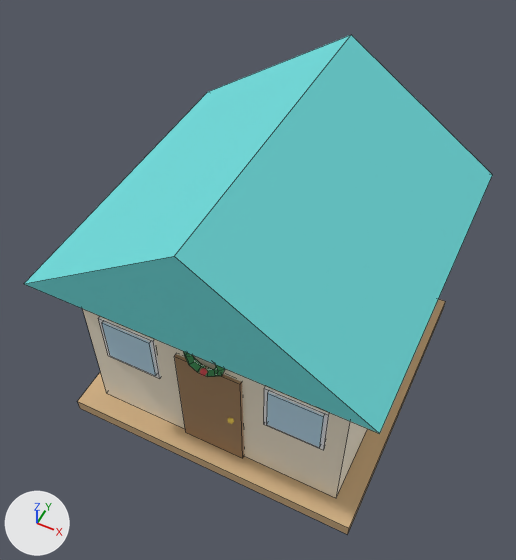
An edit to the FBX model Assets/Models/Casa.fbx, drawn before and after from the same camera.
One viewpoint serves both versions: a 50 mm camera at (2.73, -5.93, 9.07) aimed at (-0.1, -0.28, 2.0). The lights are fixed; the arrows at lower left show +X, +Y and +Z. The older version comes first. Mesh edges are drawn as thin lines on the coarser meshes. Where no turn or scale is listed for an object, it has been applied to the vertices.

Objects in the first picture: 'Base', 'Paredes', 'Puerta', 'Techo', 'VentanaD', 'VentanaI' and 4 more.
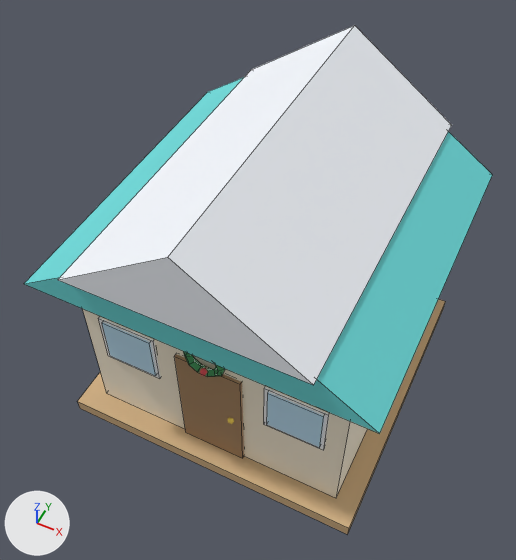
Edits to the bpy script that builds the scene:
```text
Add mat_m_nieve:
    mat_m_nieve = principled_material('M_Nieve')
    mat_m_nieve.base_color = (0.92, 0.95, 1.0)  # white #f6f9ff
    mat_m_nieve.roughness = 0.8
Add me_nievetecho:
    me_nievetecho.from_pydata([(-1.5, -2.3, 3.32), (1.5, -2.3, 3.32), (0.0, -2.3, 4.38), (-1.5, 2.3, 3.32), (1.5, 2.3, 3.32), (0.0, 2.3, 4.38)], [], [(0, 1, 2), (5, 4, 3), (0, 3, 4, 1), (1, 4, 5, 2), (2, 5, 3, 0)])
    me_nievetecho.materials.append(mat_m_nieve)  # white #f6f9ff
Add ob_nievetecho:
    ob_nievetecho = bpy.data.objects.new('NieveTecho', me_nievetecho)
    ob_nievetecho.location = (0.0, 0.0, 0.0)
```

What differs and where, as boxes (x1, y1, x2, y2) in the pictures (516 x 560 px):
'NieveTecho', added
    after: (58, 25, 452, 385)
'Techo', unchanged, covered by the edit
    before: (24, 35, 492, 434)
    after: (24, 78, 492, 434)
